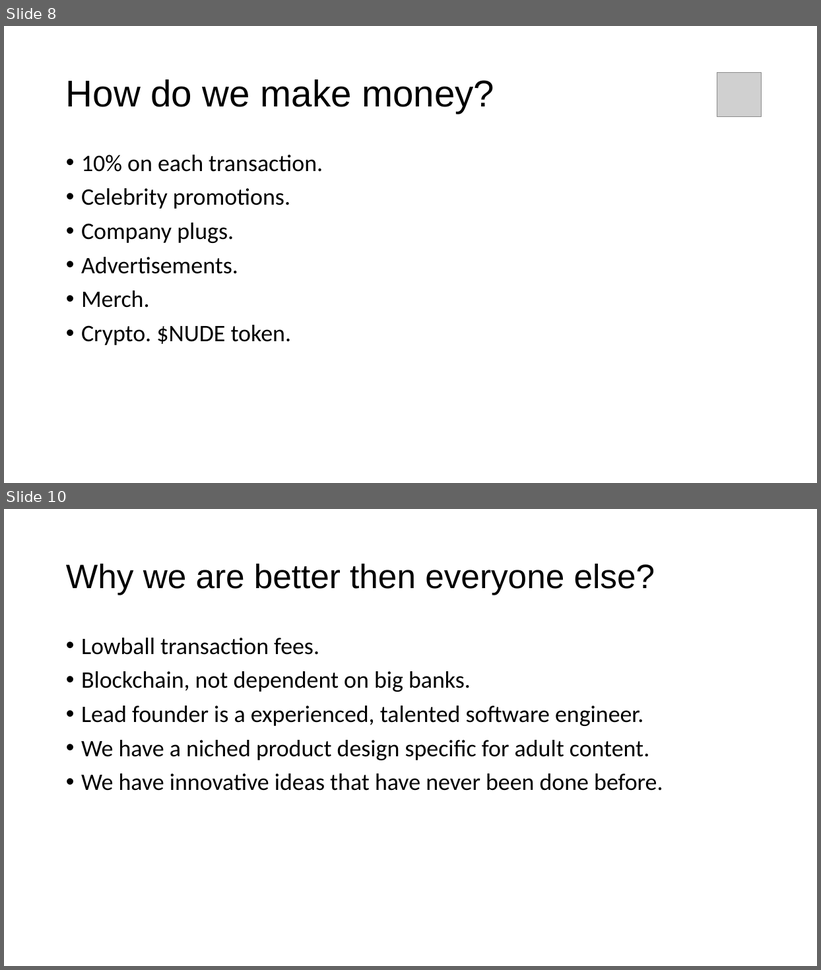
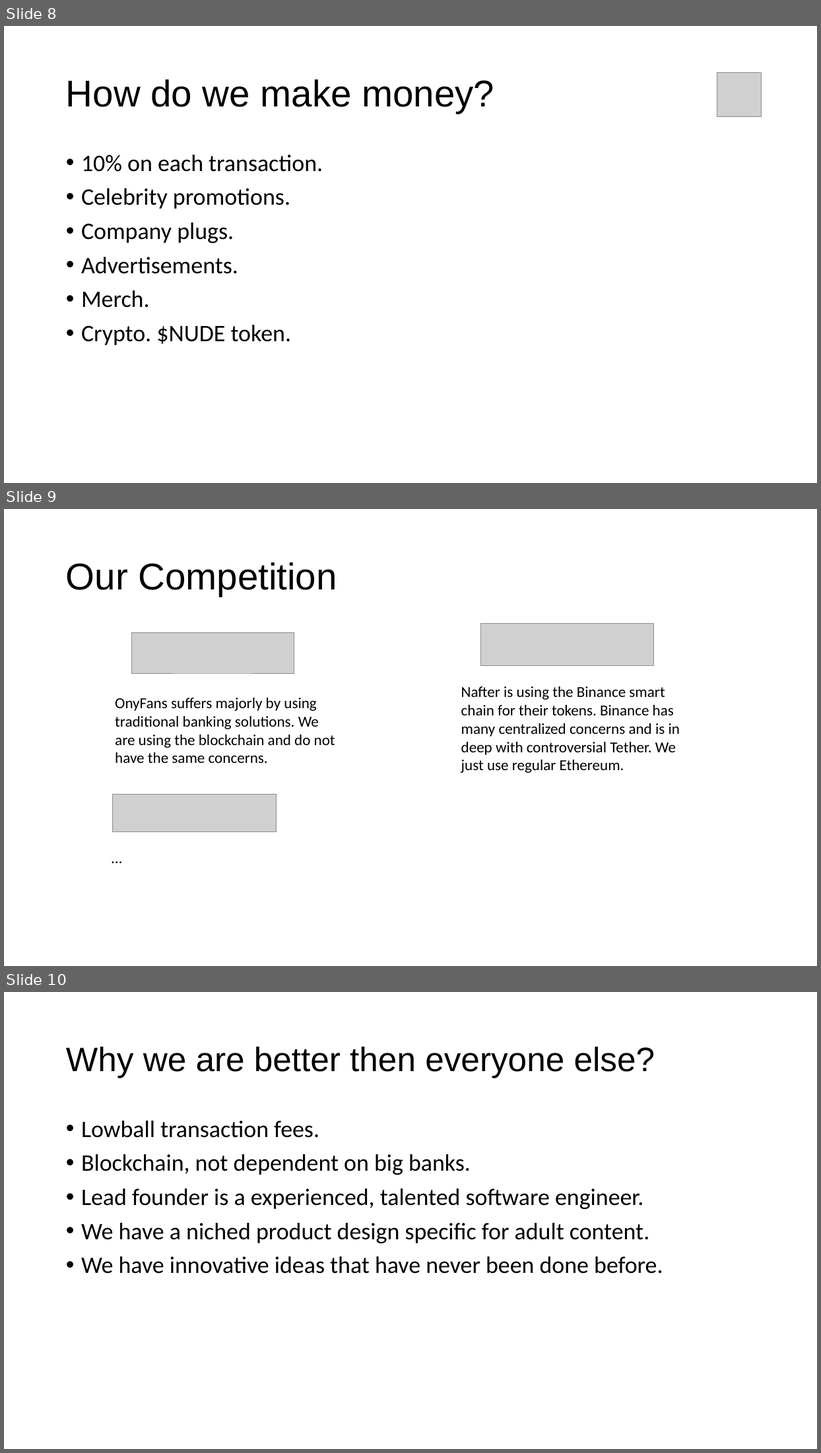
Before and after one commit to own-me/nude-pitch, a slide deck: own-me-pitch.pptx. Shown one above the other, each under a label of ours: slides 8 and 10 before the commit, slides 8, 9 and 10 after it; the slides between them are not shown. The pictures are 821x970 and 821x1453 pixels, drawn with LibreOffice and Linux fonts; fonts in the diff are those of the drawing; grey boxes stand for pictures. Boxes give left, top, right and bottom in pixels: in the first picture for what was removed or moved away, otherwise in the second. Text is boxed around its words. In the diff, an @@ line names an element or a change of style, - is before the commit and + after.

```diff
--- a/own-me-pitch.pptx
+++ b/own-me-pitch.pptx
@@ slide 9 added at box(4, 509, 817, 966), background #FFFFFF @@
@@ title added at box(66, 562, 337, 596), 44 pt, text #000000 @@
+Our Competition
@@ picture added at box(481, 624, 653, 666) @@
@@ picture added at box(131, 633, 294, 674) @@
@@ text added at box(461, 687, 680, 773), 18 pt, text #000000 @@
+Nafter is using the Binance smart chain for their tokens. Binance has many centralized concerns and is in deep with controversial Tether. We just use regular Ethereum.
@@ text added at box(115, 698, 335, 763), 18 pt, text #000000 @@
+OnyFans suffers majorly by using traditional banking solutions. We are using the blockchain and do not have the same concerns.
@@ picture added at box(113, 795, 277, 832) @@
@@ text added at box(105, 846, 340, 870), 18 pt, text #000000 @@
+…
```
Also in this commit, not shown: 4 slides changed, 1 slide removed.
